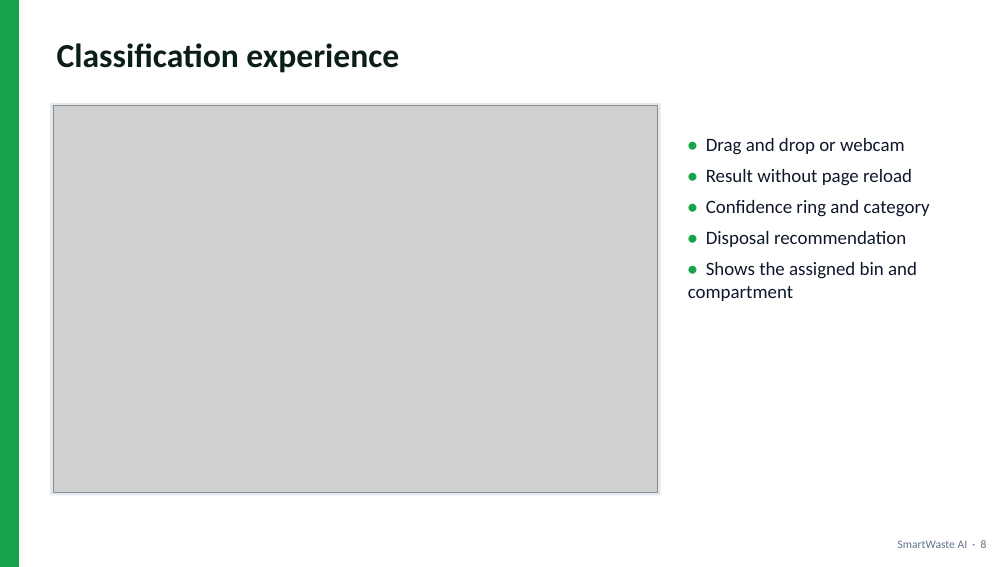
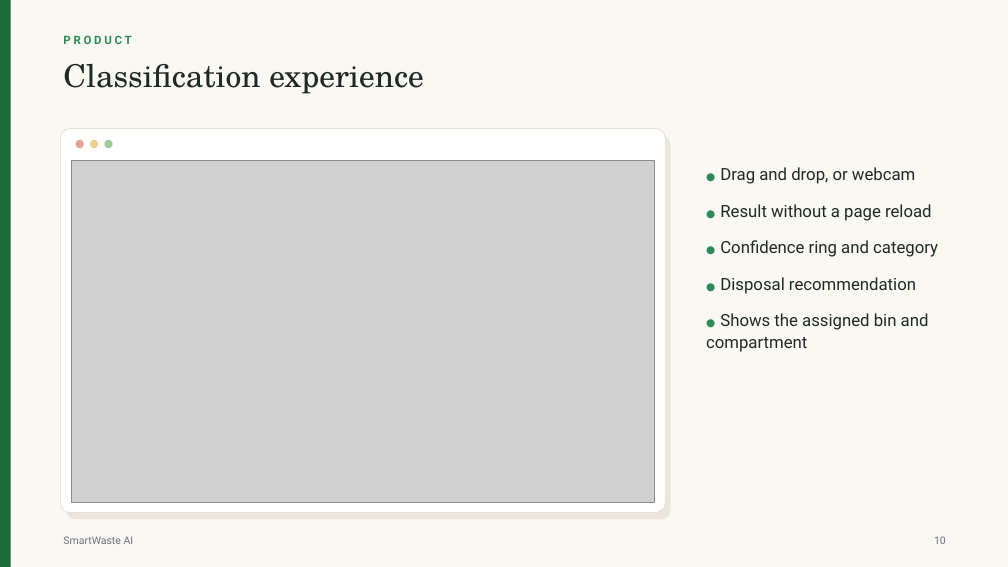
Before and after one commit to seshasaikrishnachanumolu/AI, a slide deck: slide 10 of docs/SmartWaste_AI_Presentation.pptx (slide 8 before the commit). Drawn at 1008x567 pixels with LibreOffice and Linux fonts; fonts in the diff are those of the drawing; grey boxes stand for pictures. Boxes give left, top, right and bottom in pixels: in the first picture for what was removed or moved away, otherwise in the second. Text is boxed around its words. In the diff, an @@ line names an element or a change of style, - is before the commit and + after.

```diff
--- a/docs/SmartWaste_AI_Presentation.pptx
+++ b/docs/SmartWaste_AI_Presentation.pptx
@@ rectangle resized from (x1=0, y1=0, x2=19, y2=567) to (x1=0, y1=0, x2=11, y2=567) @@
@@ rectangle at (x1=0, y1=0, x2=11, y2=567): fill #16A34A to #1B6B3A @@
@@ rectangle added at (x1=0, y1=0, x2=1008, y2=567), fill #FAF8F3 @@
@@ text "Classification experience" moved from (x1=57, y1=43, x2=399, y2=73) to (x1=63, y1=64, x2=423, y2=94) @@
@@ text "Classification experience" at (x1=63, y1=64, x2=423, y2=94): size 32 to 30 pt, font Calibri to TeX Gyre Schola, text colour #0B1F17 to #1F2A24, bold off @@
@@ text added at (x1=63, y1=35, x2=131, y2=44), 11 pt, text #2E8B57, bold @@
+PRODUCT
@@ rectangle removed at (x1=50, y1=103, x2=661, y2=495) @@
@@ rounded rectangle added at (x1=60, y1=129, x2=665, y2=513), fill #FFFFFF, outline #E5E1D6 0.75 pt @@
@@ rounded rectangle added at (x1=66, y1=135, x2=671, y2=520), fill #EAE6DA @@
@@ ellipse added at (x1=76, y1=140, x2=84, y2=148), fill #E8A09A @@
@@ ellipse added at (x1=90, y1=140, x2=98, y2=148), fill #EFD28B @@
@@ ellipse added at (x1=104, y1=140, x2=113, y2=148), fill #9ACB9F @@
@@ picture resized from (x1=53, y1=106, x2=658, y2=492) to (x1=71, y1=160, x2=655, y2=502) @@
@@ text at (x1=706, y1=167, x2=938, y2=352): text changed; size 18 to 16 pt; font Calibri to Roboto; text colour #0F172A to #1F2A24 @@
-• Drag and drop or webcam
-• Result without page reload
-• Confidence ring and category
-• Disposal recommendation
-• Shows the assigned bin and compartment
+● Drag and drop, or webcam
+● Result without a page reload
+● Confidence ring and category
+● Disposal recommendation
+● Shows the assigned bin and compartment
@@ text at (x1=63, y1=536, x2=134, y2=544): text changed; size 11 to 10 pt; font Calibri to Roboto; text colour #64748B to #6B7280 @@
-SmartWaste AI · 8
+SmartWaste AI
@@ text added at (x1=934, y1=536, x2=946, y2=544), 10 pt, text #6B7280 @@
+10
```
Also in this commit, not shown: 10 other slides changed, 7 slides added, 6 slides removed, 2 other files.
